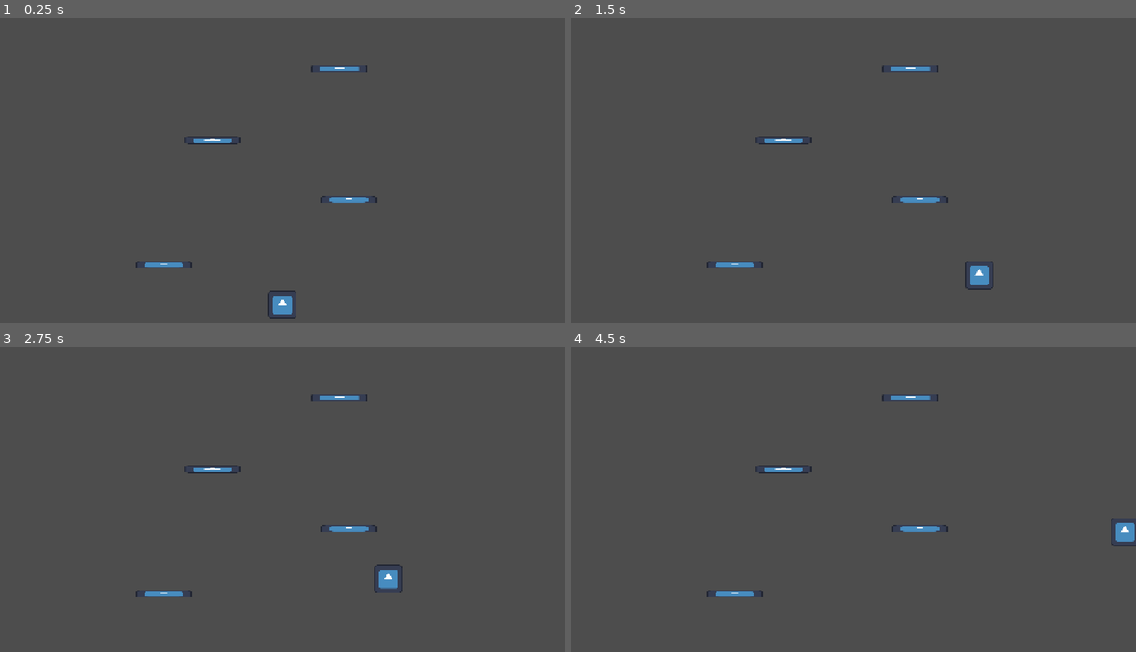
Above: before the commit, frames 1-4 (two rows, left to right).
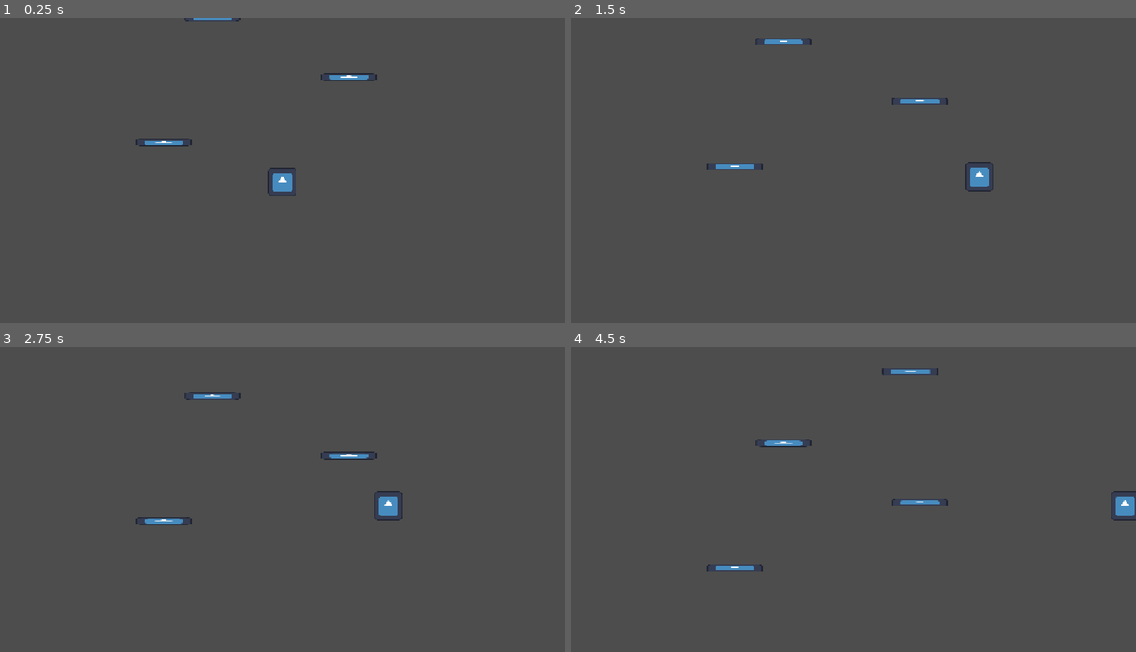
Above: after the commit, the same moments.

Repository: NikhilKshub/cave-game
Game: Godot game, scene res://scenes/game.tscn
Same seed, same stepped clock (60 frames per second), same inputs: the game is played once before the commit and once after it. The engine's default icon, where the game draws it, is replaced by a stand-in: a white triangle on a blue panel in a dark square.
Inputs:
- Up to frame 1 (0.25 s): no input
- Up to frame 2 (1.5 s): hold Right (move_right) from 0.53 s (still down)
- Up to frame 3 (2.75 s): release Right (move_right) at 2.03 s; hold Left (move_left) from 2.03 s (still down)
- Up to frame 4 (4.5 s): release Left (move_left) at 2.78 s; hold Right (move_right) 2.78-4.28 s; hold Left (move_left) from 4.28 s (still down)

The runs differ from the first frame. In frame 1, 1.5% of the frame differs, in the area x 24-67%, y 0-99%; in frame 2, 1.5%; in frame 3, 1.6%, in the area x 24-72%, y 14-82%; in frame 4, 1.6%.

Commit message:
camera

Diff:
--- a/scenes/game.tscn
+++ b/scenes/game.tscn
@@ -2,6 +2,7 @@
 
 [ext_resource type="PackedScene" uid="uid://c8mydu7jhxmx4" path="res://scenes/player.tscn" id="1_uwrxv"]
 [ext_resource type="PackedScene" uid="uid://fgrh343tykxr" path="res://scenes/platform.tscn" id="2_yqjtg"]
+[ext_resource type="Script" uid="uid://b3w7b7wstijq2" path="res://scripts/camera.gd" id="3_lnu2h"]
 
 [sub_resource type="RectangleShape2D" id="RectangleShape2D_srsb4"]
 size = Vector2(1280, 40)
@@ -41,5 +42,7 @@
 [node name="platform8" parent="." unique_id=588777633 instance=ExtResource("2_yqjtg")]
 position = Vector2(780, -490)
 
-[node name="Camera2D" type="Camera2D" parent="." unique_id=1549542257]
+[node name="Camera2D" type="Camera2D" parent="." unique_id=1549542257 node_paths=PackedStringArray("player")]
 position = Vector2(640, 360)
+script = ExtResource("3_lnu2h")
+player = NodePath("../player")
--- /dev/null
+++ b/scripts/camera.gd
@@ -0,0 +1,6 @@
+extends Camera2D
+
+@export var player: Node2D
+func _process(delta):
+	if player.position.y < position.x:
+		position.y = player.position.y
Not shown, added: scripts/camera.gd.uid
